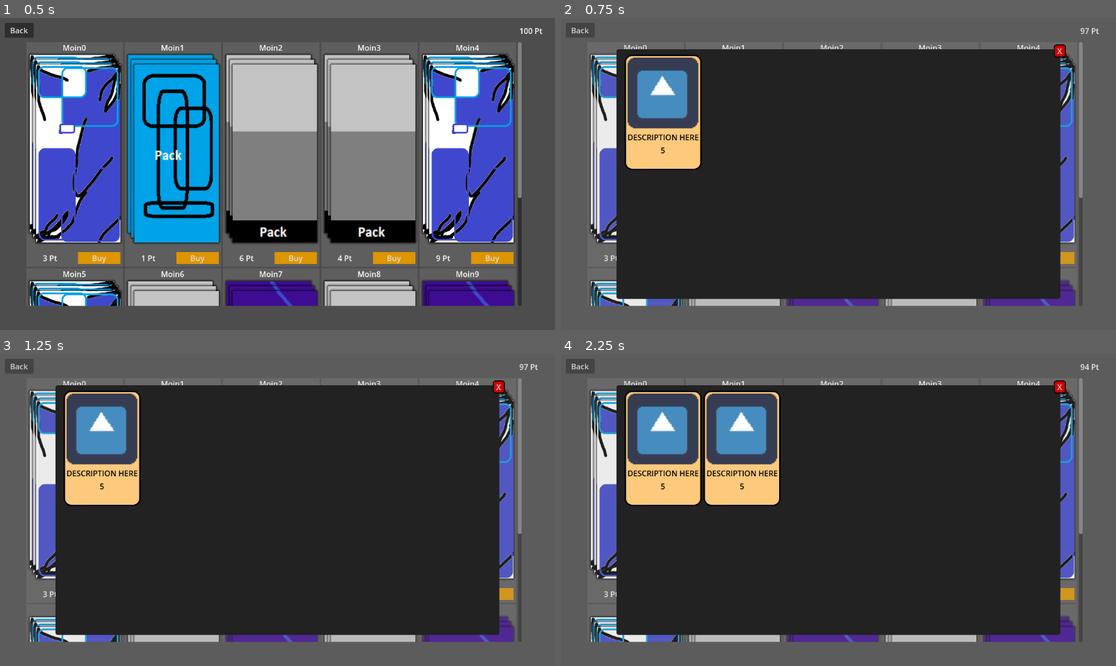
Above: before the commit, frames 1-4 (two rows, left to right).
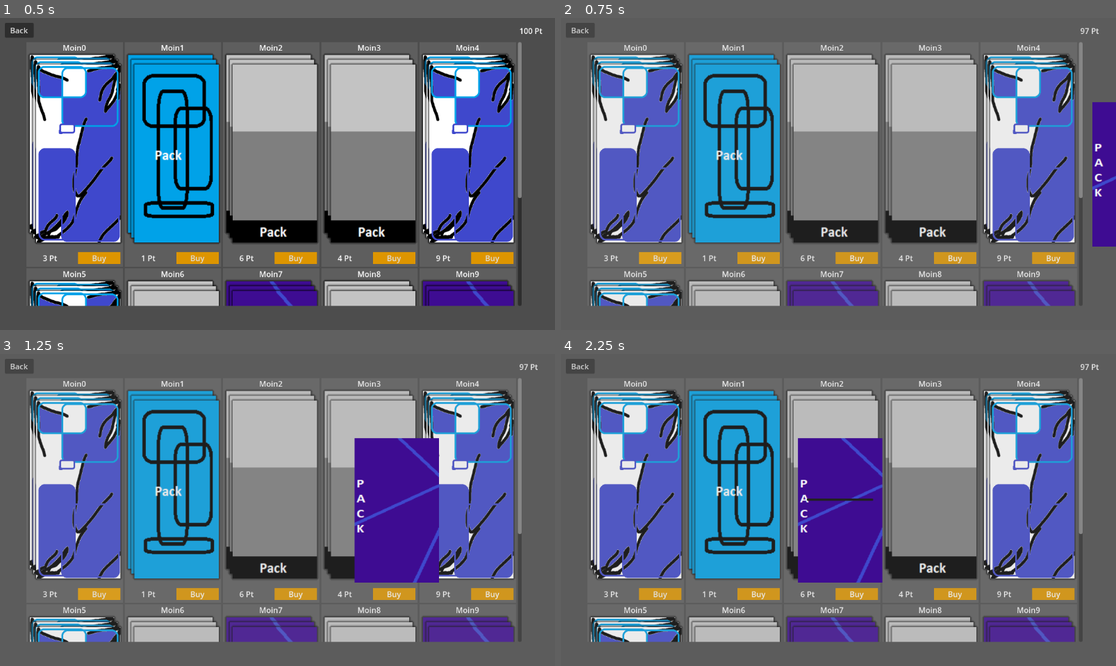
Above: after the commit, the same moments.

Repository: jamklex/first_game
Game: Godot game, scene res://scenes/packages.tscn
The game is run twice, just before and just after one commit, with the same random seed, the same clock (stepped at 60 frames per second) and the same inputs. This scene is started directly instead of the project's main scene. The engine's default icon, where the game draws it, is replaced by a stand-in: a white triangle on a blue panel in a dark square.
Inputs (mouse positions are in pixels of both pictures, inside the frame that each line leads up to):
- Up to frame 1 (0.5 s): no input
- Up to frame 2 (0.75 s): click "Buy" at 0.5 s
- Up to frame 3 (1.25 s): no input
- Up to frame 4 (2.25 s): click (1060, 388) at 1.25 s, where only the run before the commit has a clickable "X"; click "Buy" at 2 s

Frame 1 is identical in both runs. In frame 2, 62% of the frame differs, in the area x 9-100%, y 8-91%; in frame 3, 61%; in frame 4, 61%.

Commit message:
packages page

Diff:
--- a/Deck_Defense/scenes/packages.tscn
+++ b/Deck_Defense/scenes/packages.tscn
@@ -1,7 +1,120 @@
-[gd_scene load_steps=10 format=3 uid="uid://busppx38vfcqk"]
-
-[ext_resource type="Texture2D" uid="uid://bpuldgfa1qhr4" path="res://scenes/booster-pack.png" id="1"]
+[gd_scene load_steps=15 format=3 uid="uid://busppx38vfcqk"]
+
+[ext_resource type="Texture2D" uid="uid://n7emdgb1gyyy" path="res://scenes/booster-pack.png" id="1"]
 [ext_resource type="Script" path="res://scripts/packages.gd" id="3"]
+[ext_resource type="Texture2D" uid="uid://dl1wxu05f2xj8" path="res://images/packCovers/cover1.png" id="3_q0n6v"]
+
+[sub_resource type="AnimationLibrary" id="AnimationLibrary_4i83t"]
+
+[sub_resource type="Animation" id="Animation_emg4p"]
+resource_name = "1_packageAppears"
+length = 1.5
+tracks/0/type = "value"
+tracks/0/imported = false
+tracks/0/enabled = true
+tracks/0/path = NodePath(".:position")
+tracks/0/interp = 1
+tracks/0/loop_wrap = true
+tracks/0/keys = {
+"times": PackedFloat32Array(0, 1),
+"transitions": PackedFloat32Array(1, 1),
+"update": 0,
+"values": [Vector2(1225, 175), Vector2(492, 175)]
+}
+tracks/1/type = "value"
+tracks/1/imported = false
+tracks/1/enabled = true
+tracks/1/path = NodePath(".:visible")
+tracks/1/interp = 1
+tracks/1/loop_wrap = true
+tracks/1/keys = {
+"times": PackedFloat32Array(0),
+"transitions": PackedFloat32Array(1),
+"update": 1,
+"values": [true]
+}
+
+[sub_resource type="Animation" id="Animation_hov8b"]
+resource_name = "2_openCardWindow"
+length = 2.5
+tracks/0/type = "value"
+tracks/0/imported = false
+tracks/0/enabled = true
+tracks/0/path = NodePath("../cardWindow:visible")
+tracks/0/interp = 1
+tracks/0/loop_wrap = true
+tracks/0/keys = {
+"times": PackedFloat32Array(0),
+"transitions": PackedFloat32Array(1),
+"update": 1,
+"values": [true]
+}
+tracks/1/type = "value"
+tracks/1/imported = false
+tracks/1/enabled = true
+tracks/1/path = NodePath("../cardWindow:size")
+tracks/1/interp = 1
+tracks/1/loop_wrap = true
+tracks/1/keys = {
+"times": PackedFloat32Array(0, 1, 2.5),
+"transitions": PackedFloat32Array(1, 1, 1),
+"update": 0,
+"values": [Vector2(0, 5), Vector2(921.6, 5), Vector2(921.6, 518.4)]
+}
+tracks/2/type = "value"
+tracks/2/imported = false
+tracks/2/enabled = true
+tracks/2/path = NodePath("../cardWindow:position")
+tracks/2/interp = 1
+tracks/2/loop_wrap = true
+tracks/2/keys = {
+"times": PackedFloat32Array(0, 1, 2.5),
+"transitions": PackedFloat32Array(1, 1, 1),
+"update": 0,
+"values": [Vector2(580, 300), Vector2(115.2, 300), Vector2(115.2, 64.8)]
+}
+tracks/3/type = "value"
+tracks/3/imported = false
+tracks/3/enabled = true
+tracks/3/path = NodePath("../cardWindow/close:visible")
+tracks/3/interp = 1
+tracks/3/loop_wrap = true
+tracks/3/keys = {
+"times": PackedFloat32Array(0, 2.5),
+"transitions": PackedFloat32Array(1, 1),
+"update": 1,
+"values": [false, true]
+}
+tracks/4/type = "value"
+tracks/4/imported = false
+tracks/4/enabled = true
+tracks/4/path = NodePath("../cardWindow:clip_contents")
+tracks/4/interp = 1
+tracks/4/loop_wrap = true
+tracks/4/keys = {
+"times": PackedFloat32Array(0, 2.5),
+"transitions": PackedFloat32Array(1, 1),
+"update": 1,
+"values": [true, false]
+}
+tracks/5/type = "value"
+tracks/5/imported = false
+tracks/5/enabled = true
+tracks/5/path = NodePath("../cardWindow/scrollWrapper:visible")
+tracks/5/interp = 1
+tracks/5/loop_wrap = true
+tracks/5/keys = {
+"times": PackedFloat32Array(0, 1),
+"transitions": PackedFloat32Array(1, 1),
+"update": 1,
+"values": [false, true]
+}
+
+[sub_resource type="AnimationLibrary" id="AnimationLibrary_380rf"]
+_data = {
+"1_packageAppears": SubResource("Animation_emg4p"),
+"2_openCardWindow": SubResource("Animation_hov8b")
+}
 
 [sub_resource type="StyleBoxFlat" id="StyleBoxFlat_0aopp"]
 bg_color = Color(0.301961, 0.301961, 0.301961, 1)
@@ -64,6 +177,13 @@
 grow_vertical = 2
 script = ExtResource("3")
 
+[node name="AnimationPlayer" type="AnimationPlayer" parent="."]
+root_node = NodePath("../resultWindow/package")
+libraries = {
+"": SubResource("AnimationLibrary_4i83t"),
+"openingPackage": SubResource("AnimationLibrary_380rf")
+}
+
 [node name="bg" type="Panel" parent="."]
 layout_mode = 0
 anchor_right = 1.0
@@ -110,7 +230,7 @@
 size_flags_vertical = 3
 columns = 5
 
-[node name="resultWindowHolder" type="Panel" parent="bg"]
+[node name="resultWindow" type="Panel" parent="."]
 visible = false
 layout_mode = 1
 anchors_preset = 15
@@ -120,15 +240,36 @@
 grow_vertical = 2
 theme_override_styles/panel = SubResource("StyleBoxFlat_sb28g")
 
-[node name="resultWindow" type="Panel" parent="bg/resultWindowHolder"]
+[node name="package" type="TextureRect" parent="resultWindow"]
+layout_mode = 1
+anchors_preset = 8
+anchor_left = 0.5
+anchor_top = 0.5
+anchor_right = 0.5
+anchor_bottom = 0.5
+offset_left = 649.0
+offset_top = -149.0
+offset_right = 824.0
+offset_bottom = 151.0
+grow_horizontal = 2
+grow_vertical = 2
+texture = ExtResource("3_q0n6v")
+
+[node name="cardWindow" type="Panel" parent="resultWindow"]
+clip_contents = true
 layout_mode = 0
 anchor_left = 0.1
 anchor_top = 0.1
 anchor_right = 0.9
 anchor_bottom = 0.9
+offset_left = 464.8
+offset_top = 235.2
+offset_right = -456.8
+offset_bottom = -278.2
 theme_override_styles/panel = SubResource("StyleBoxFlat_gtfl1")
 
-[node name="close" type="Button" parent="bg/resultWindowHolder/resultWindow"]
+[node name="close" type="Button" parent="resultWindow/cardWindow"]
+visible = false
 layout_mode = 0
 anchor_left = 1.0
 anchor_right = 1.0
@@ -142,7 +283,8 @@
 theme_override_styles/focus = SubResource("StyleBoxFlat_3endx")
 text = "X"
 
-[node name="scrollWrapper" type="ScrollContainer" parent="bg/resultWindowHolder/resultWindow"]
+[node name="scrollWrapper" type="ScrollContainer" parent="resultWindow/cardWindow"]
+visible = false
 layout_mode = 1
 anchors_preset = 15
 anchor_right = 1.0
@@ -154,10 +296,16 @@
 grow_horizontal = 2
 grow_vertical = 2
 
-[node name="cardHolder" type="GridContainer" parent="bg/resultWindowHolder/resultWindow/scrollWrapper"]
+[node name="CenterContainer" type="CenterContainer" parent="resultWindow/cardWindow/scrollWrapper"]
 layout_mode = 2
-columns = 3
-
+size_flags_horizontal = 3
+size_flags_vertical = 3
+
+[node name="cardHolder" type="GridContainer" parent="resultWindow/cardWindow/scrollWrapper/CenterContainer"]
+layout_mode = 2
+columns = 5
+
+[connection signal="animation_finished" from="AnimationPlayer" to="." method="_on_animation_player_animation_finished"]
 [connection signal="pressed" from="bg/back" to="." method="_on_back_pressed"]
 [connection signal="resized" from="bg/scrollWrapper" to="." method="_on_scrollWrapper_resized"]
-[connection signal="pressed" from="bg/resultWindowHolder/resultWindow/close" to="." method="_on_close_pressed"]
+[connection signal="pressed" from="resultWindow/cardWindow/close" to="." method="_on_close_pressed"]
--- a/Deck_Defense/scripts/packages.gd
+++ b/Deck_Defense/scripts/packages.gd
@@ -11,18 +11,24 @@
 var minPackageHeight = -1
 
 var resultWindow:Panel
-var resultWindowCards:GridContainer
+var resultCardHolder:GridContainer
 
 var rng = RandomNumberGenerator.new()
+
+#Open package animation stuff
+var animationPlayer: AnimationPlayer
+var animationPackage:TextureRect
 
 
 func _ready():
 	rng.randomize()
+	animationPlayer = $AnimationPlayer
 	var basePanel = get_node("bg") as Panel
 	packageHolder = basePanel.get_node("scrollWrapper/packageHolder")
 	pointsLabel = basePanel.get_node("points")
-	resultWindow = get_node("bg/resultWindowHolder")
-	resultWindowCards = get_node("bg/resultWindowHolder/resultWindow/scrollWrapper/cardHolder")
+	resultWindow = get_node("resultWindow")
+	resultCardHolder = resultWindow.get_node("cardWindow/scrollWrapper/CenterContainer/cardHolder")
+	animationPackage = resultWindow.get_node("package")
 	packageScene = load("res://prefabs/package.tscn")
 	cardScene = load("res://prefabs/card.tscn")
 	_loadPackages()
@@ -70,12 +76,14 @@
 	selectedPackage.numberOfPacks -= 1
 	_refreshPoints()
 	_refreshPackages()
-	for child in resultWindowCards.get_children():
-		resultWindowCards.remove_child(child)
 	for i in rng.randi_range(1,50):
-		var newCard = cardScene.instantiate()
-		resultWindowCards.add_child(newCard)
+		var newCard = cardScene.instantiate() as Control
+#		newCard.visible = false
+#		print(newCard.pos)
+		resultCardHolder.add_child(newCard)
 	setCardHolderColumns()
+	animationPlayer.queue("openingPackage/1_packageAppears")
+	animationPlayer.queue("openingPackage/2_openCardWindow")
 	resultWindow.visible = true
 
 
@@ -84,6 +92,10 @@
 
 
 func _on_close_pressed():
+	for child in resultCardHolder.get_children():
+		resultCardHolder.remove_child(child)
+	animationPlayer.stop()
+	animationPlayer.clear_caches()
 	resultWindow.visible = false
 
 
@@ -97,17 +109,20 @@
 	setCardHolderColumns()
 
 func setCardHolderColumns():
-	if not resultWindowCards:
+	if not resultCardHolder:
 		return
-
-	var childCount = resultWindowCards.get_child_count()
+	var childCount = resultCardHolder.get_child_count()
 	if childCount <= 0:
 		return
-	var firstCard = resultWindowCards.get_child(0) as Control
+	var firstCard = resultCardHolder.get_child(0) as Control
 	var cardWidth = firstCard.custom_minimum_size[0]
-	var currentWidth = resultWindowCards.get_parent_control().get_rect().size.x
+	var currentWidth = resultCardHolder.get_parent_control().get_parent_control().get_rect().size.x
+	currentWidth -= 20
 	var columns = int(currentWidth / cardWidth)
-	resultWindowCards.columns = columns
+	resultCardHolder.columns = columns
+	# debug outputs
+#	print("width cardholder: " + String.num_int64(resultCardHolder.get_rect().size.x))
+#	print("width parent of cardholder: " + String.num_int64(resultCardHolder.get_parent_control().get_rect().size.x))
 
 
 func setPackageSize():
@@ -142,3 +157,15 @@
 #	var separation = packageHolder.get_constant("h_separation")
 #	separation += 1
 #	print(separation)
+
+
+func _on_animation_player_animation_finished(anim_name):
+	print("finished animation")
+#	for c in resultCardHolder.get_children():
+#		var child = c as Control
+#		child.visible = true
+#		var x = child.global_position.x
+#		var y = child.global_position.y
+#		print(child.position)
+#		var tween = create_tween()
+#		tween.tween_property(child, "global_position", Vector2(0,0), 1.0)
